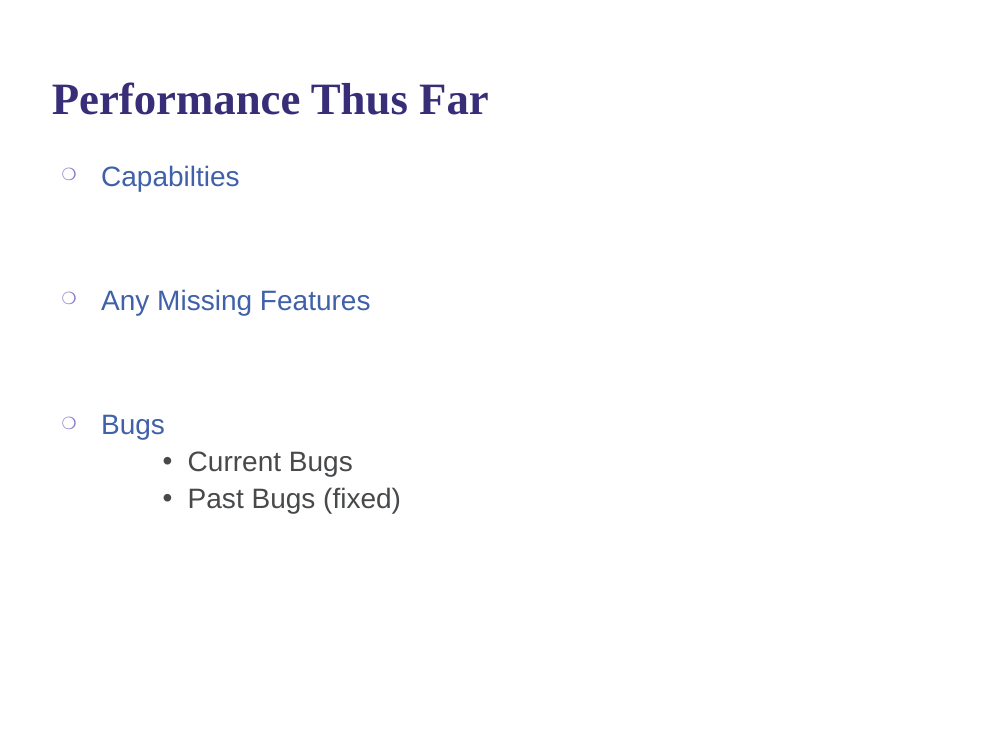
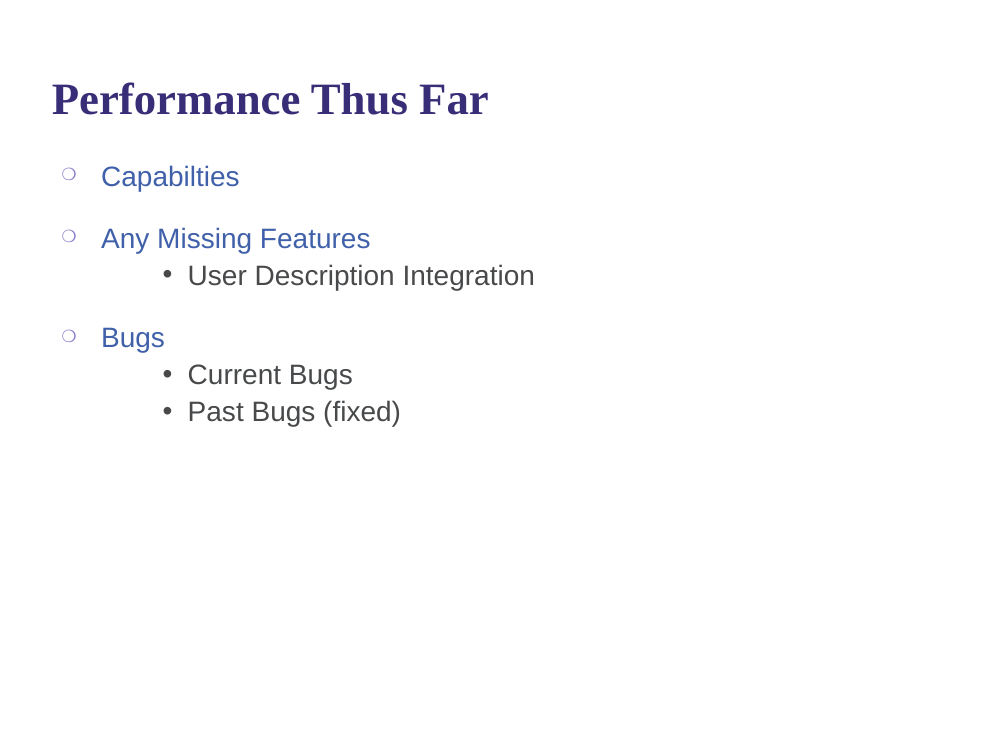
Before and after one commit to kngu9/SuperChat3310, a slide deck: slide 5 of Our SuperChat.pptx. Drawn at 1008x756 pixels with LibreOffice and Linux fonts; fonts in the diff are those of the drawing; background and template pictures are left out. Boxes give left, top, right and bottom in pixels: in the first picture for what was removed or moved away, otherwise in the second. Text is boxed around its words. In the diff, an @@ line names an element or a change of style, - is before the commit and + after.

```diff
--- a/Our SuperChat.pptx
+++ b/Our SuperChat.pptx
@@ text at (188, 264, 535, 290): paragraph added @@
+    • User Description Integration
```
Also in this commit, not shown: 1 other slide changed.
